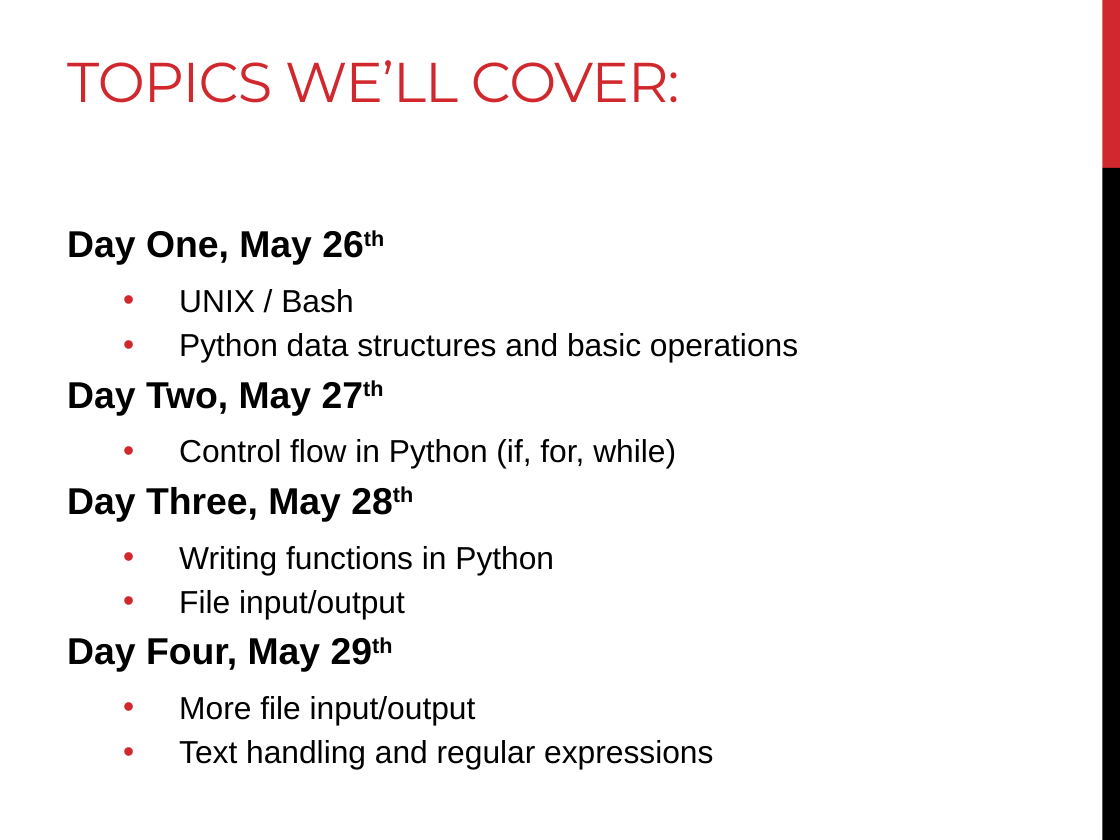
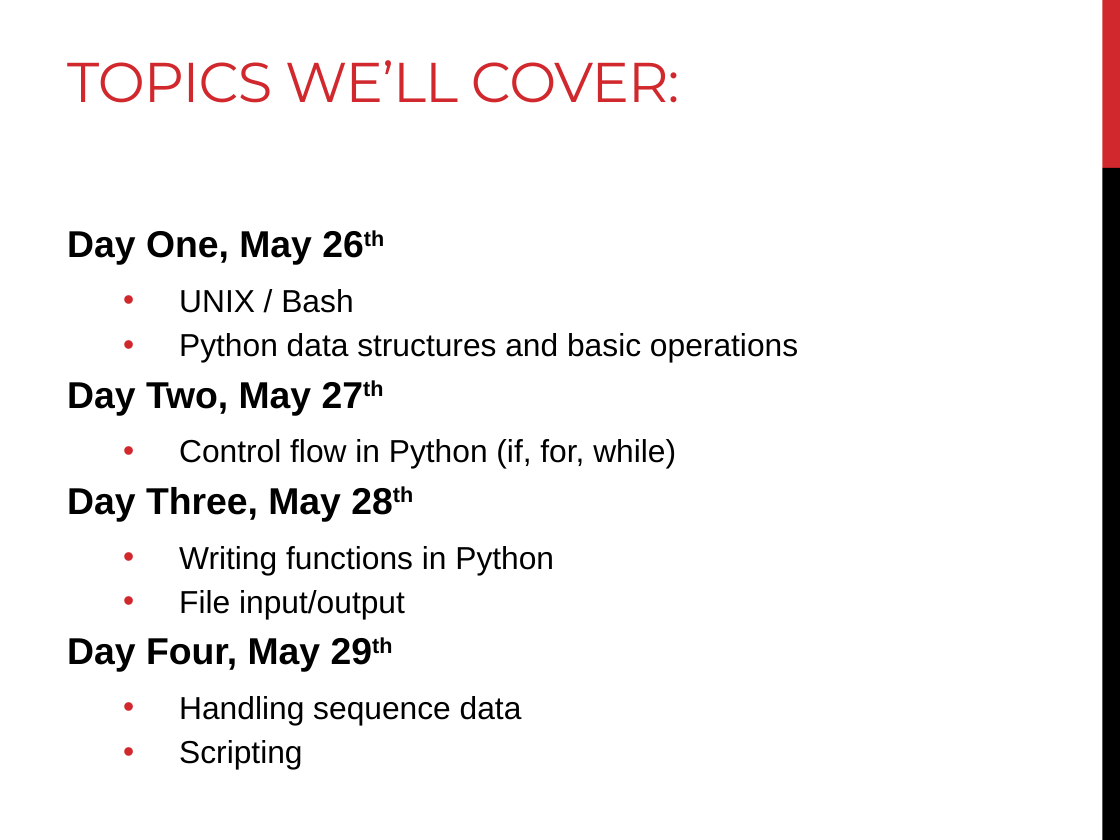
Before and after one commit to BjornFJohansson/ccbb_bigdata2015_python, a slide deck: slide 2 of slides/day1_slides.pptx. Drawn at 1120x840 pixels with LibreOffice and Linux fonts; fonts in the diff are those of the drawing. Boxes give left, top, right and bottom in pixels: in the first picture for what was removed or moved away, otherwise in the second. Text is boxed around its words. In the diff, an @@ line names an element or a change of style, - is before the commit and + after.

Commit message:
update

```diff
--- a/slides/day1_slides.pptx
+++ b/slides/day1_slides.pptx
@@ text at [179, 696, 522, 769]: text changed @@
-  • More file input/output
-  • Text handling and regular expressions
+  • Handling sequence data
+  • Scripting
```
